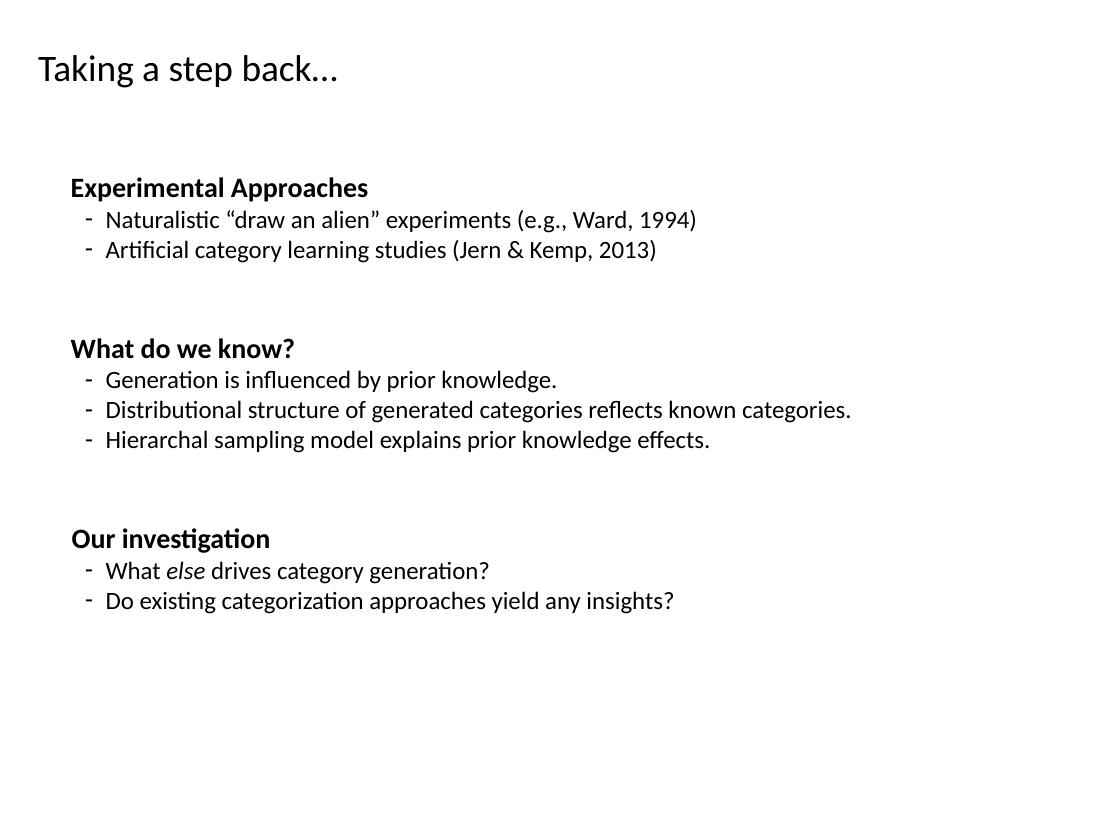
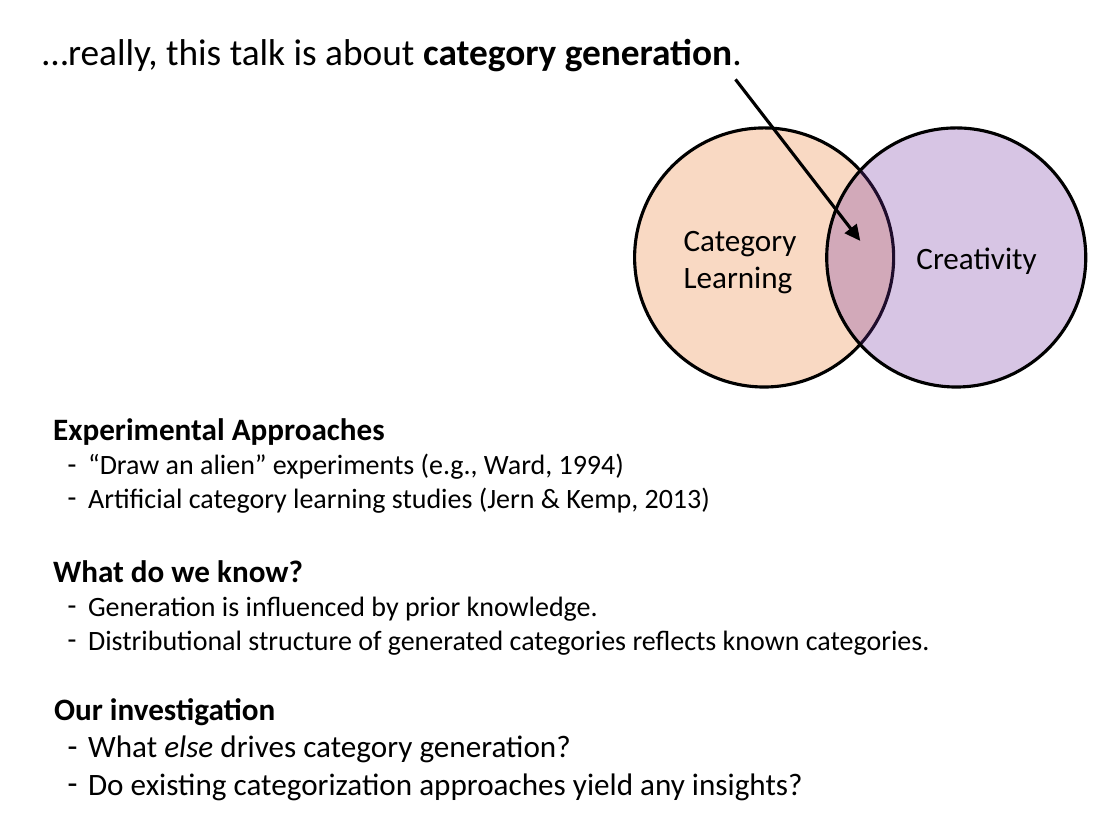
Before and after one commit to AusterweilLab/generating_categories, a slide deck: slide 12 of Presentations/ccn-bbag-march-2-2017.pptx (slide 10 before the commit). Drawn at 1120x840 pixels with LibreOffice and Linux fonts; fonts in the diff are those of the drawing. Boxes give left, top, right and bottom in pixels: in the first picture for what was removed or moved away, otherwise in the second. Text is boxed around its words. In the diff, an @@ line names an element or a change of style, - is before the commit and + after.

```diff
--- a/Presentations/ccn-bbag-march-2-2017.pptx
+++ b/Presentations/ccn-bbag-march-2-2017.pptx
@@ text removed at [38, 55, 338, 88] @@
-Taking a step back…
@@ text added at [42, 38, 742, 72], 24 pt, text #000000 @@
+…really, this talk is about category generation.
@@ arrow added from (736, 80) to (860, 241), #000000 2 pt @@
@@ ellipse added at [635, 128, 894, 386], fill #F4B183 at 48% opacity, outline #000000 2 pt, 20 pt, text #000000 @@
+Category
+Learning
@@ ellipse added at [827, 128, 1085, 386], fill #7030A0 at 28% opacity, outline #000000 2 pt, 20 pt, text #000000 @@
+Creativity
@@ text "Experimental Approaches": place and size @@
-text "Experimental Approaches" at [71, 177, 852, 614]
+text "Experimental Approaches" at [53, 418, 930, 801]
@@ text at [53, 418, 930, 801]: size 18 to 20 pt in "Experimental Approaches", "What do we know?", "Our investigation"; size 16 to 18 pt in "Artificial category learning studies (Jern & Kemp, ...", "Generation is influenced by prior knowledge.", "Distributional structure of generated categories reflects kn ..."; size 16 to 20 pt in "What else drives category generation?", "Do existing categorization approaches yield any insights?" @@
@@ text at [106, 430, 710, 453]: paragraph removed @@
-– Hierarchal sampling model explains prior knowledge effects.
@@ text at [88, 453, 624, 479]: text changed; size 16 to 18 pt @@
-– Naturalistic “draw an alien” experiments (e.g., Ward, 1994)
+– “Draw an alien” experiments (e.g., Ward, 1994)
```
Also in this commit, not shown: 12 other slides changed, 11 slides added, 8 slides removed, 22 other files.
